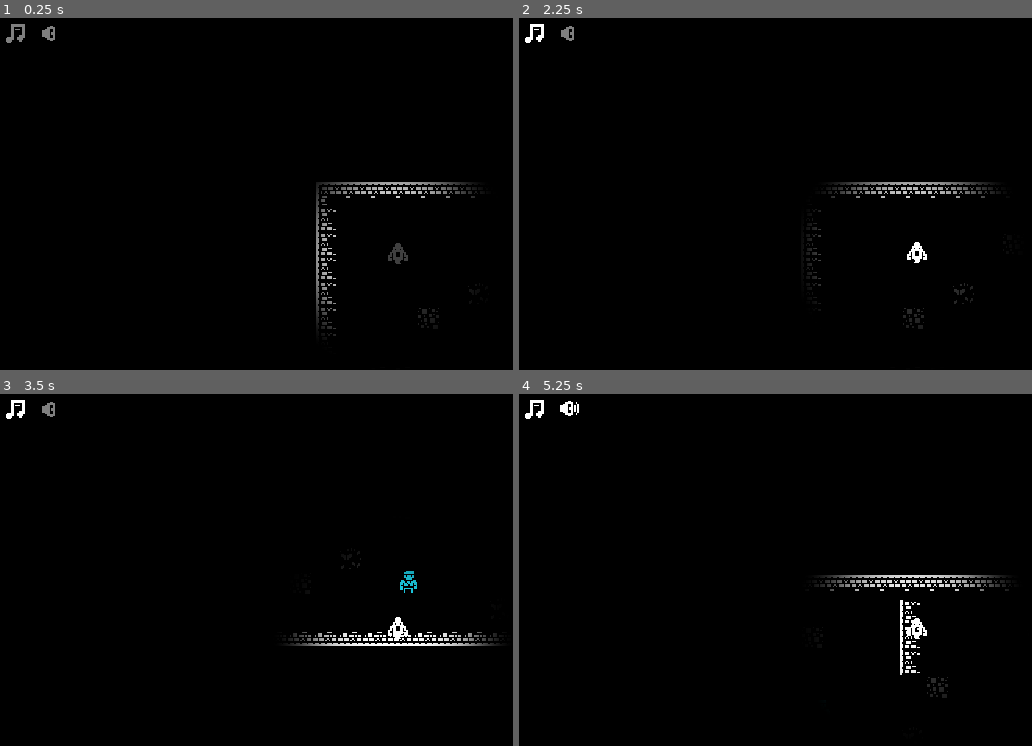
Above: before the commit, frames 1-4 (two rows, left to right).
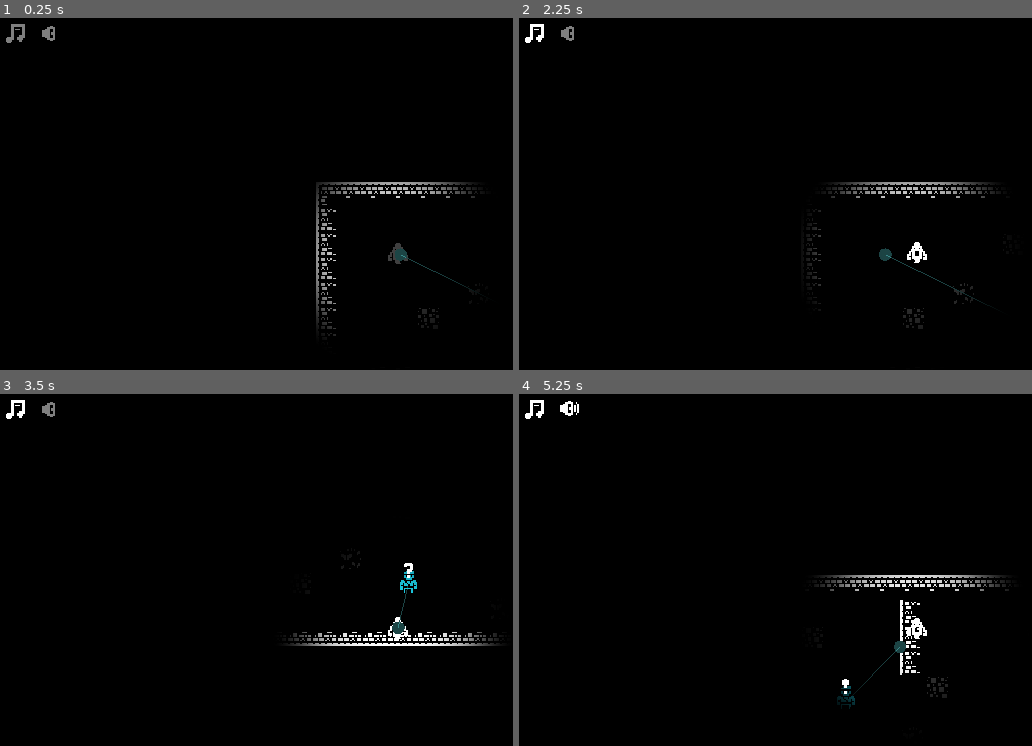
Above: after the commit, the same moments.

Repository: skarnl/miziziz-game-jam-2020
Game: Godot game, scene res://game/game.tscn
Same seed, same stepped clock (60 frames per second), same inputs: the game is played once before the commit and once after it. Sound files missing from this copy of the repository are replaced by a short silence.
Inputs (mouse positions are in pixels of both pictures, inside the frame that each line leads up to):
- Up to frame 1 (0.25 s): no input
- Up to frame 2 (2.25 s): click (575, 35) at 0.5 s; click (534, 35) at 1.25 s; tap Enter at 2 s; hold Right (ui_right) from 2.03 s (still down); hold Space (attack) from 2.03 s (still down)
- Up to frame 3 (3.5 s): release Right (ui_right) at 2.78 s; release Space (attack) at 2.78 s; hold Down (ui_down) from 2.78 s (still down); tap E (possess) at 2.85 s
- Up to frame 4 (5.25 s): release Down (ui_down) at 3.53 s; hold Right (ui_right) 3.53-4.28 s; hold Space (attack) 3.53-4.28 s; hold Up (ui_up) 4.28-5.03 s; tap E (possess) at 4.35 s; hold Left (ui_left) from 5.03 s (still down); hold Space (attack) from 5.03 s (still down)

The runs differ from the first frame. In frame 1, 0.1% of the frame differs, in the area x 76-92%, y 65-77%; in frame 2, 0.1%; in frame 3, 0.1%; in frame 4, 0.2%, in the area x 61-76%, y 70-90%.
Error before the commit: Attempt to call function 'show' in base 'null instance' on a null instance. (res://entities/enemies/human/human.gd:128)

Commit message:
Use raycast to detect if player is still visible after searching timer has ended

Diff:
--- a/entities/enemies/human/human.gd
+++ b/entities/enemies/human/human.gd
@@ -36,8 +36,19 @@
 	$PlayerInteractionArea2D.connect('body_exited', self, '_on_Player_away')
 
 	$PlayerDetectionArea2D.connect('body_entered', self, '_on_Player_detected')
-	$PlayerDetectionArea2D.connect('body_exited', self, '_on_Player_lost')
 	$DetectionTimer.connect('timeout', self, '_on_DetectionTimer_timeout')
+
+
+func _physics_process(delta):
+	aim()
+	update()
+
+var laser_color = Color(1.0, .329, .298)
+
+func _draw():
+	if hit_pos:
+		draw_circle((hit_pos - position), 4, laser_color)
+		draw_line(Vector2(), (hit_pos - position), laser_color)
 
 
 func change_state_to(next_state):
@@ -120,16 +131,29 @@
 	if body.is_in_group('player'):
 		change_state_to(SEARCHING)
 
-func _on_Player_lost(body):
-	if body.is_in_group('player'):
+func start_detection():
+	emit_signal('searching')
+	$DetectionTimer.start()
+
+
+var hit_pos
+
+func aim():
+	var space_state = get_world_2d().direct_space_state
+	var result = space_state.intersect_ray(position, playerRef.position, [self])
+
+	if result:
+		hit_pos = result.position
+
+
+func _on_DetectionTimer_timeout():
+	var space_state = get_world_2d().direct_space_state
+	var result = space_state.intersect_ray(position, playerRef.position, [self])
+
+	if result and result.collider.name == 'Ghost':
+		change_state_to(ALERTED)
+	else:
 		change_state_to(NORMAL)
-
-func start_detection():
-	$QuestionMarkSprite.show()
-	$DetectionTimer.start()
-
-func _on_DetectionTimer_timeout():
-	change_state_to(ALERTED)
 
 func _unhandled_input(event):
 	if player_nearby and event is InputEventKey:
